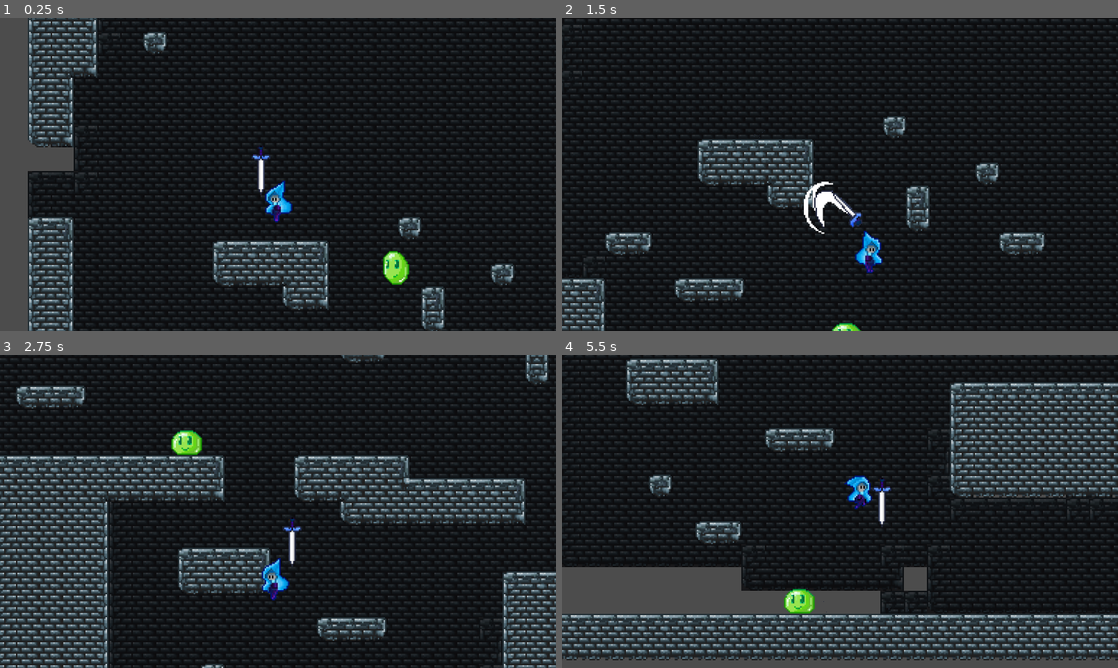
Above: before the commit, frames 1-4 (two rows, left to right).
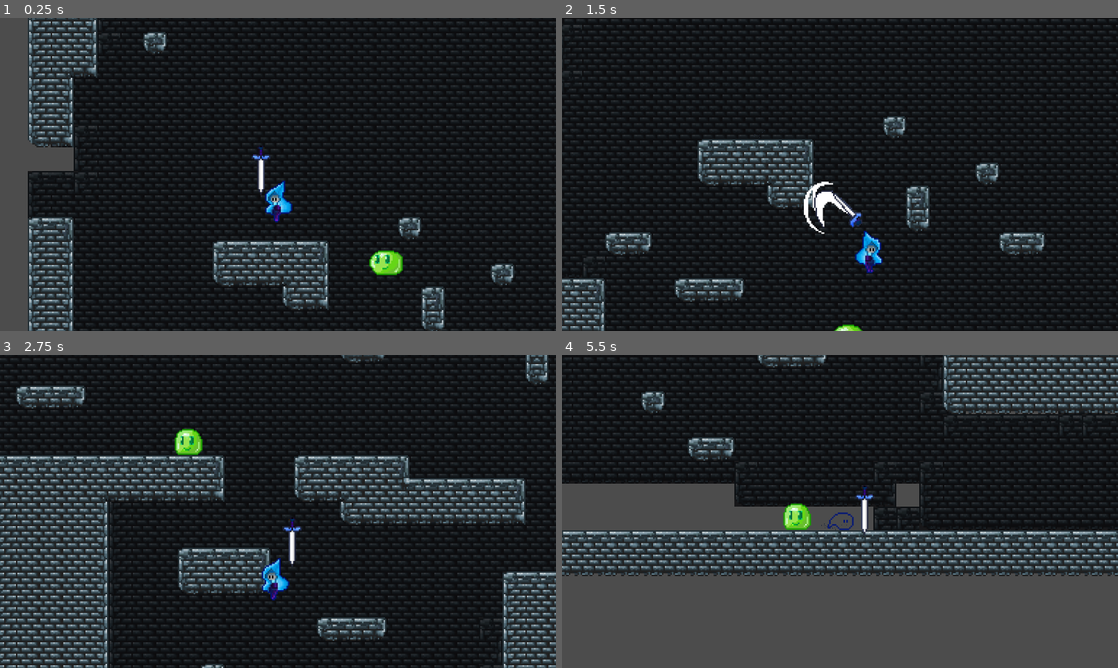
Above: after the commit, the same moments.

Repository: suomanic/LittleBlueHat
Game: Godot game, scene res://Levels/TestLevel.tscn
The game is run twice, just before and just after one commit, with the same random seed, the same clock (stepped at 60 frames per second) and the same inputs.
Inputs (mouse positions are in pixels of both pictures, inside the frame that each line leads up to):
- Up to frame 1 (0.25 s): no input
- Up to frame 2 (1.5 s): move the mouse to (962, 158) at 0.52 s; hold S (Crouch) 0.53-1.28 s; hold D (move_right) from 0.53 s (still down); tap Space (jump) at 0.77 s; move the mouse to (728, 190) at 1.27 s; click (728, 190) at 1.35 s
- Up to frame 3 (2.75 s): tap Space (jump) at 1.52 s; move the mouse to (333, 442) at 2.02 s; release D (move_right) at 2.03 s; hold A (move_left) from 2.03 s (still down); hold S (Crouch) from 2.03 s (still down)
- Up to frame 4 (5.5 s): move the mouse to (812, 574) at 2.77 s; release A (move_left) at 2.78 s; release S (Crouch) at 2.78 s; hold D (move_right) 2.78-4.28 s; click (812, 574) at 2.85 s; tap Space (jump) at 3.02, 3.77, 4.52 s; move the mouse to (1006, 558) at 3.52 s; hold S (Crouch) 3.53-4.28 s; move the mouse to (673, 464) at 4.27 s; hold A (move_left) 4.28-5.03 s; click (673, 464) at 4.35 s; move the mouse to (867, 511) at 5.02 s; hold D (move_right) from 5.03 s (still down); hold S (Crouch) from 5.03 s (still down)

The runs differ from the first frame. In frame 1, 0.6% of the frame differs, in the area x 66-74%, y 74-86%; in frame 2, less than 0.1%; in frame 3, 0.3%; in frame 4, 52%, in the area x 0-100%, y 0-98%.

Commit message:
Add: 史莱姆静止动画

Diff:
--- a/Actors/Enemy/Slime/Slime.gd
+++ b/Actors/Enemy/Slime/Slime.gd
@@ -6,6 +6,7 @@
 const MoveState = preload("res://Actors/Enemy/Slime/State/1_Move.gd")
 
 onready var anim_player = $AnimationPlayer
+onready var timer = get_node("Timer")
 
 func _ready():
 	state_machine = StateMachine.new(MoveState.new(self))
@@ -18,7 +19,7 @@
 
 
 func _move():
-	velocity.x = -100
+	velocity.x = -120
 	velocity.y = -50
 
 func _stop():
--- a/Actors/Enemy/Slime/Slime.tscn
+++ b/Actors/Enemy/Slime/Slime.tscn
@@ -1,15 +1,16 @@
-[gd_scene load_steps=7 format=2]
+[gd_scene load_steps=8 format=2]
 
-[ext_resource path="res://Assets/Enemy/Slime/Slime_move_Sheet.png" type="Texture" id=1]
+[ext_resource path="res://Assets/Enemy/Slime/slime-Sheet.png" type="Texture" id=1]
 [ext_resource path="res://Shader/smooth_pixel.tres" type="Material" id=2]
 [ext_resource path="res://Actors/Enemy/Slime/Slime.gd" type="Script" id=3]
 
 [sub_resource type="RectangleShape2D" id=1]
 extents = Vector2( 7, 8 )
 
-[sub_resource type="Animation" id=2]
-resource_name = "Move_Anim"
+[sub_resource type="Animation" id=4]
+resource_name = "N_Idle_Anim"
 length = 0.8
+loop = true
 tracks/0/type = "value"
 tracks/0/path = NodePath("AnimationSheet:frame")
 tracks/0/interp = 1
@@ -18,6 +19,23 @@
 tracks/0/enabled = true
 tracks/0/keys = {
 "times": PoolRealArray( 0, 0.1, 0.2, 0.3, 0.4, 0.5, 0.6, 0.7 ),
+"transitions": PoolRealArray( 1, 1, 1, 1, 1, 1, 1, 1 ),
+"update": 1,
+"values": [ 7, 8, 9, 10, 11, 12, 13, 14 ]
+}
+
+[sub_resource type="Animation" id=2]
+resource_name = "N_Move_Anim"
+length = 0.8
+step = 0.075
+tracks/0/type = "value"
+tracks/0/path = NodePath("AnimationSheet:frame")
+tracks/0/interp = 1
+tracks/0/loop_wrap = true
+tracks/0/imported = false
+tracks/0/enabled = true
+tracks/0/keys = {
+"times": PoolRealArray( 0, 0.075, 0.15, 0.225, 0.3, 0.375, 0.45, 0.525 ),
 "transitions": PoolRealArray( 1, 1, 1, 1, 1, 1, 1, 1 ),
 "update": 1,
 "values": [ 0, 1, 2, 3, 4, 5, 6, 0 ]
@@ -29,7 +47,7 @@
 tracks/1/imported = false
 tracks/1/enabled = true
 tracks/1/keys = {
-"times": PoolRealArray( 0.2, 0.5 ),
+"times": PoolRealArray( 0.15, 0.375 ),
 "transitions": PoolRealArray( 1, 1 ),
 "values": [ {
 "args": [  ],
@@ -50,8 +68,8 @@
 [node name="AnimationSheet" type="Sprite" parent="."]
 material = ExtResource( 2 )
 texture = ExtResource( 1 )
-hframes = 7
-frame = 6
+hframes = 15
+frame = 10
 
 [node name="CollisionShape2D" type="CollisionShape2D" parent="."]
 visible = false
@@ -59,7 +77,8 @@
 shape = SubResource( 1 )
 
 [node name="AnimationPlayer" type="AnimationPlayer" parent="."]
-anims/Move_Anim = SubResource( 2 )
+anims/N_Idle_Anim = SubResource( 4 )
+anims/N_Move_Anim = SubResource( 2 )
 
 [node name="Area2D" type="Area2D" parent="."]
 
@@ -67,3 +86,6 @@
 visible = false
 position = Vector2( -2, 0 )
 shape = SubResource( 3 )
+
+[node name="RayCast2D" type="RayCast2D" parent="."]
+position = Vector2( -38, -28 )
--- a/Actors/Enemy/Slime/State/1_Idle.gd
+++ b/Actors/Enemy/Slime/State/1_Idle.gd
@@ -1,16 +1,24 @@
 extends State
+
+var counter = 3
 
 func _init(o).(o):
 	pass
 
 func enter():
+	counter = 3
+	owner.anim_player.play("N_Idle_Anim")
 	pass
 
 func execute():
+	counter -= owner.get_physics_process_delta_time()
+
+	if counter < 0:
+		owner.state_machine.change_state(owner.MoveState.new(owner))
 	pass
 
 func exit():
 	pass
 
 func get_name():
-	return ""
+	return "move"
--- a/Actors/Enemy/Slime/State/1_Move.gd
+++ b/Actors/Enemy/Slime/State/1_Move.gd
@@ -1,24 +1,24 @@
 extends State
 
-var counter = 3
+var counter
 
 func _init(o).(o):
 	pass
 
 func enter():
-	counter = 3
-	owner.anim_player.play("Move_Anim")
+	counter = 0.6
+	owner.anim_player.play("N_Move_Anim")
 	pass
 
 func execute():
 	counter -= owner.get_physics_process_delta_time()
 
 	if counter < 0:
-		owner.state_machine.change_state(owner.MoveState.new(owner))
+		owner.state_machine.change_state(owner.IdleState.new(owner))
 	pass
 
 func exit():
 	pass
 
 func get_name():
-	return ""
+	return "move"
Binary file removed: Assets/Enemy/Slime/Slime_move_Sheet.png
Not shown, removed: Assets/Enemy/Slime/Slime_move_Sheet.png.import
Binary file changed: Assets/Enemy/Slime/slime-Sheet.png
